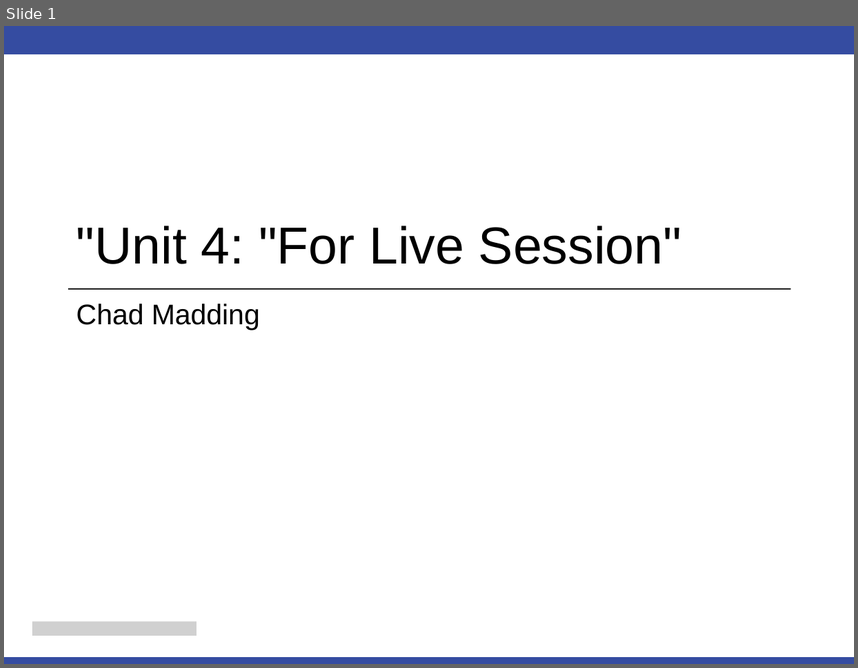
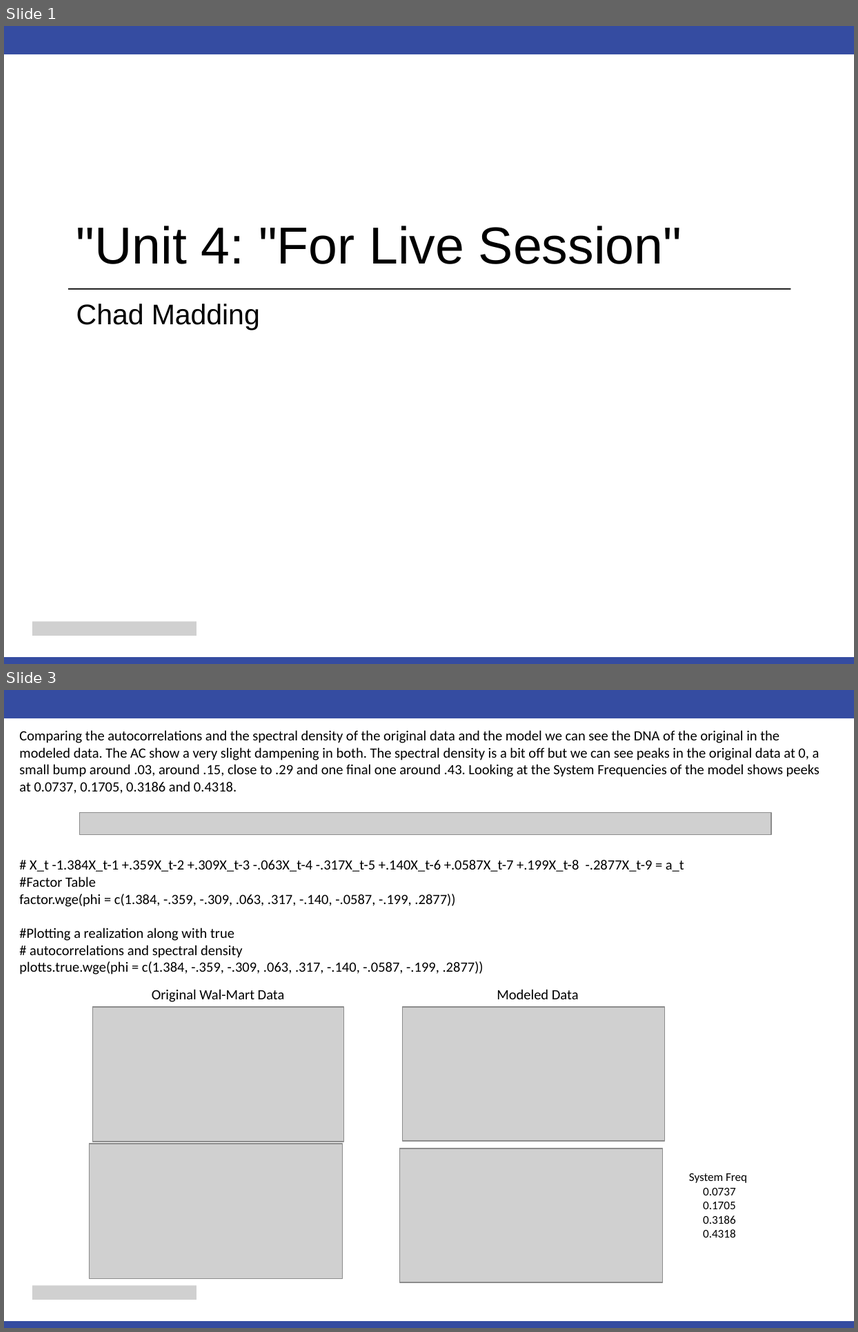
Before and after one commit to cmadding/MSDS6373, a slide deck: Unit04/Chad_Madding_Unit 4 For Live Session.pptx. Shown one above the other, each under a label of ours: slide 1 before the commit, slides 1 and 3 after it; the slides between them are not shown. The pictures are 858x668 and 858x1332 pixels, drawn with LibreOffice and Linux fonts; fonts in the diff are those of the drawing; grey boxes stand for pictures. Boxes give left, top, right and bottom in pixels: in the first picture for what was removed or moved away, otherwise in the second. Text is boxed around its words. In the diff, an @@ line names an element or a change of style, - is before the commit and + after.

```diff
--- a/Unit04/Chad_Madding_Unit 4 For Live Session.pptx
+++ b/Unit04/Chad_Madding_Unit 4 For Live Session.pptx
@@ slide 3 added at (4,690,854,1328), background #FFFFFF; not listed: 2 template elements that a slide beside it also shows @@
@@ text added at (19,730,820,793), 12 pt, text #000000 @@
+Comparing the autocorrelations and the spectral density of the original data and the model we can see the DNA of the original in the modeled data. The AC show a very slight dampening in both. The spectral density is a bit off but we can see peaks in the original data at 0, a small bump around .03, around .15, close to .29 and one final one around .43. Looking at the System Frequencies of the model shows peeks at 0.0737, 0.1705, 0.3186 and 0.4318.
@@ picture added at (80,812,771,834) @@
@@ text added at (19,860,684,974), 12 pt, text #000000 @@
+# X_t -1.384X_t-1 +.359X_t-2 +.309X_t-3 -.063X_t-4 -.317X_t-5 +.140X_t-6 +.0587X_t-7 +.199X_t-8 -.2877X_t-9 = a_t
+#Factor Table
+factor.wge(phi = c(1.384, -.359, -.309, .063, .317, -.140, -.0587, -.199, .2877))
+#Plotting a realization along with true
+# autocorrelations and spectral density
+plotts.true.wge(phi = c(1.384, -.359, -.309, .063, .317, -.140, -.0587, -.199, .2877))
@@ text added at (152,989,285,1002), 12 pt, text #000000 @@
+Original Wal-Mart Data
@@ text added at (497,989,579,999), 12 pt, text #000000 @@
+Modeled Data
@@ picture added at (92,1007,344,1141) @@
@@ picture added at (403,1007,664,1141) @@
@@ picture added at (89,1143,342,1277) @@
@@ picture added at (399,1148,663,1281) @@
@@ text added at (689,1173,747,1237), 10 pt, text #000000 @@
+System Freq
+0.0737
+0.1705
+0.3186
+0.4318
@@ picture added at (32,1285,196,1299) @@
```
Also in this commit, not shown: 2 slides changed, 1 other slide added, 2 slides removed, 8 other files.
